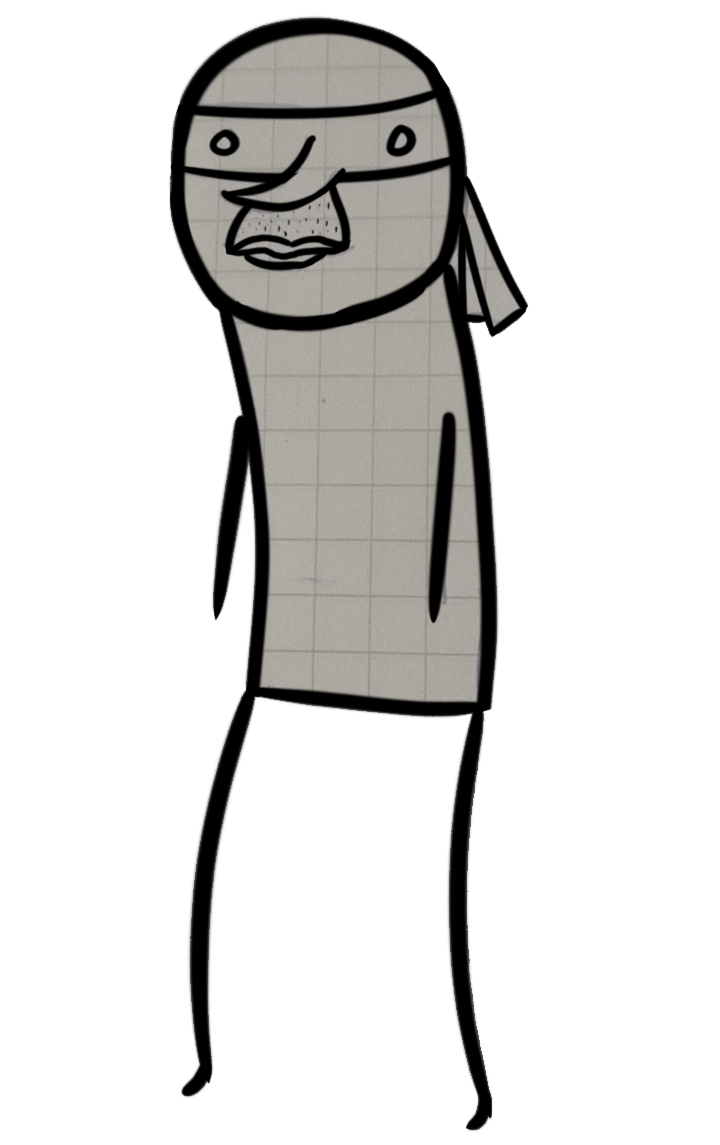
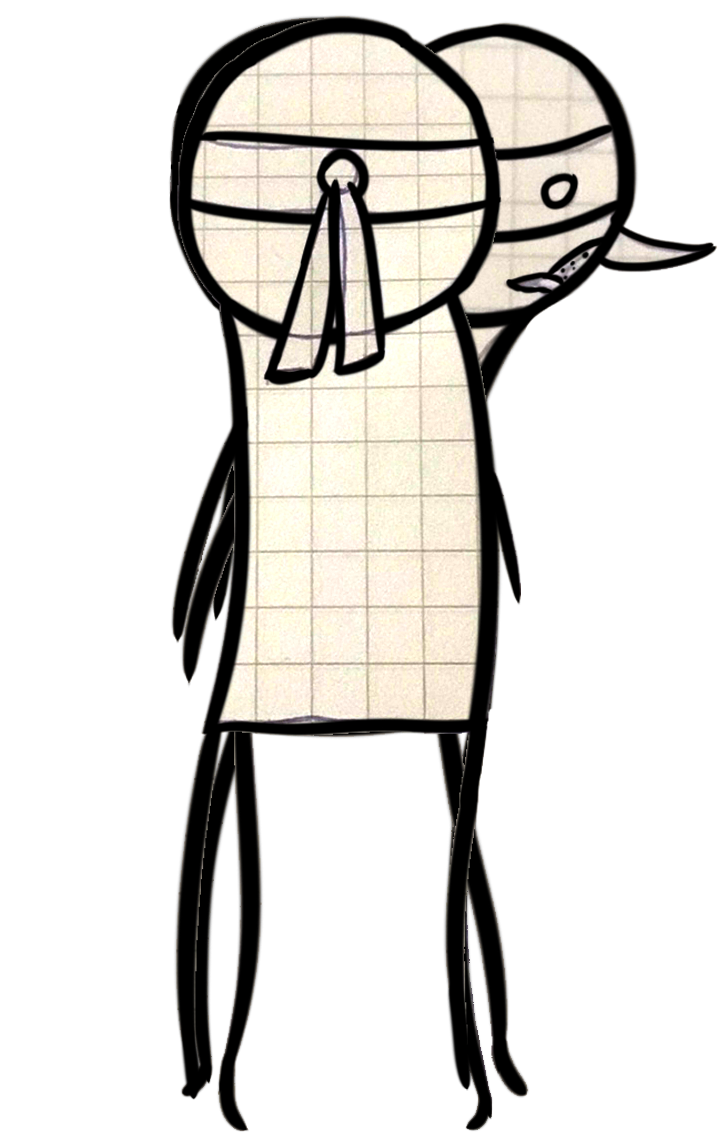
Two versions of the same layered image (720 x 1145). Layer-by-layer changes:
renamed "Layer 5 - Smart Object Group" to "Back", showed the group it (5 layers) over [170, 14, 523, 1100]
painted on "Layer 7" over [271, 184, 383, 375]
painted on "player_back" over [173, 16, 521, 1060]
renamed "Layer 3 - Smart Object Group" to "Side", showed the group it (4 layers) over [180, 21, 718, 1132]
painted on "Layer 4" (2nd of 2, in "Side") over [244, 176, 374, 348]
added layer "Layer 8" in group "Side" over [244, 175, 374, 347]
painted on "player_side" over [183, 23, 717, 1131]
painted on "Layer 0" over [170, 18, 528, 1130]
